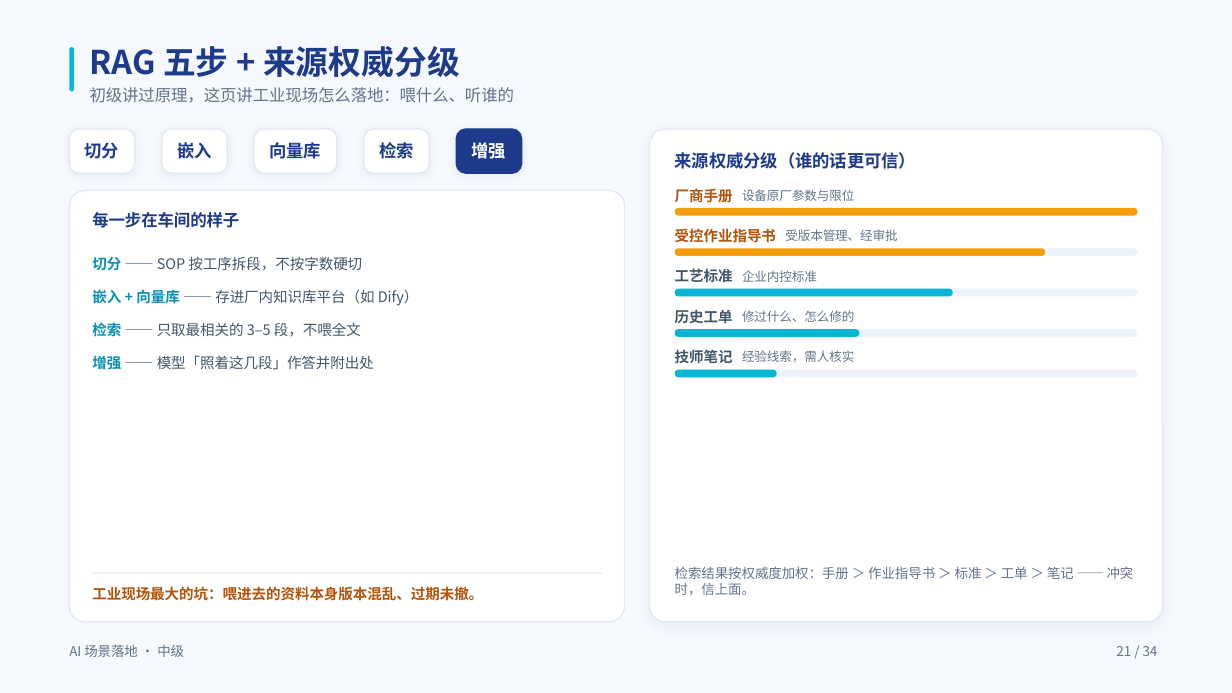
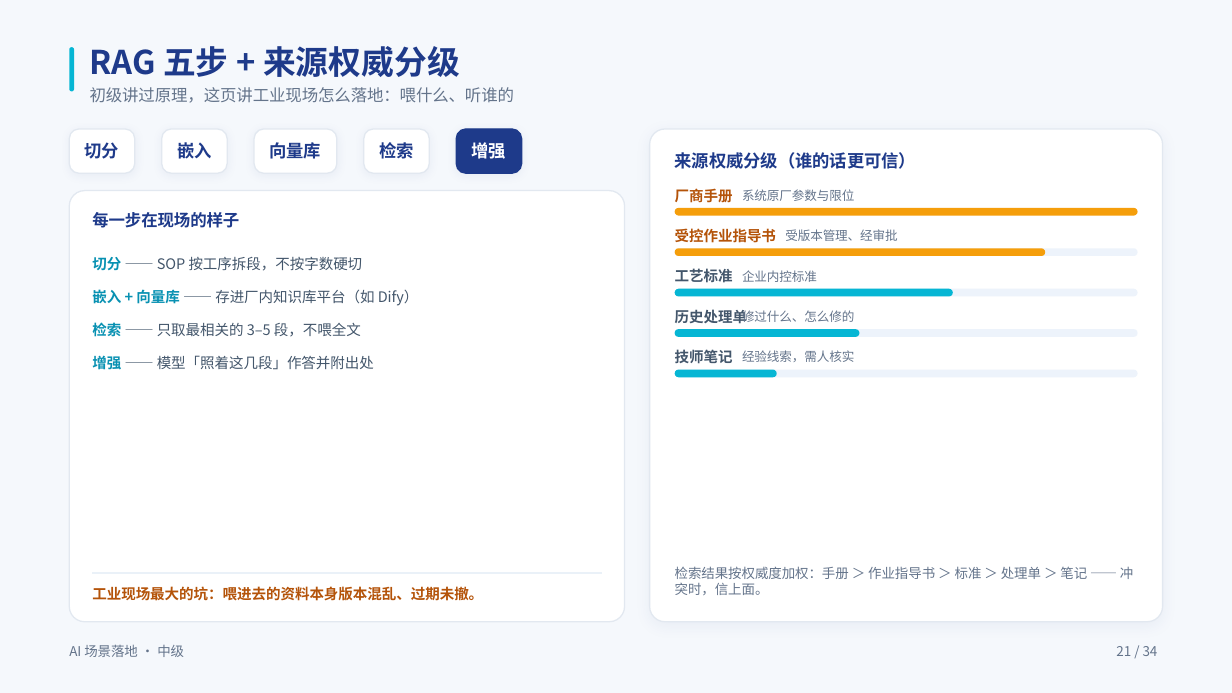
Before and after one commit to swift3000/qiyepinpeixun, a slide deck: slide 21 of 企业AI培训_交付包/中级课程_完整交付包/03_PPT课件/中级_落地层_PPT.pptx. Drawn at 1232x693 pixels with LibreOffice and Linux fonts; fonts in the diff are those of the drawing; background and template pictures are left out. Boxes give left, top, right and bottom in pixels: in the first picture for what was removed or moved away, otherwise in the second. Text is boxed around its words. In the diff, an @@ line names an element or a change of style, - is before the commit and + after.

```diff
--- a/企业AI培训_交付包/中级课程_完整交付包/03_PPT课件/中级_落地层_PPT.pptx
+++ b/企业AI培训_交付包/中级课程_完整交付包/03_PPT课件/中级_落地层_PPT.pptx
@@ text at (742, 189, 854, 201): text changed @@
-设备原厂参数与限位
+系统原厂参数与限位
@@ text at (92, 212, 239, 228): text changed @@
-每一步在车间的样子
+每一步在现场的样子
@@ text at (675, 309, 747, 323): text changed @@
-历史工单
+历史处理单
@@ text at (675, 566, 1133, 595): text changed @@
-检索结果按权威度加权：手册 ＞ 作业指导书 ＞ 标准 ＞ 工单 ＞ 笔记 —— 冲突时，信上面。
+检索结果按权威度加权：手册 ＞ 作业指导书 ＞ 标准 ＞ 处理单 ＞ 笔记 —— 冲突时，信上面。
```
Also in this commit, not shown: 25 other slides changed, 2 other files.
